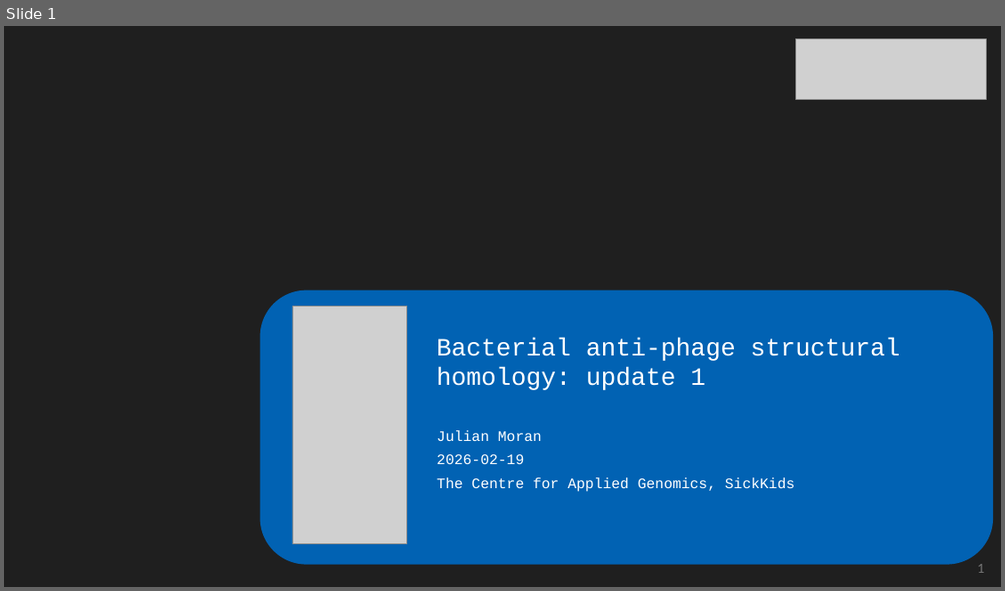
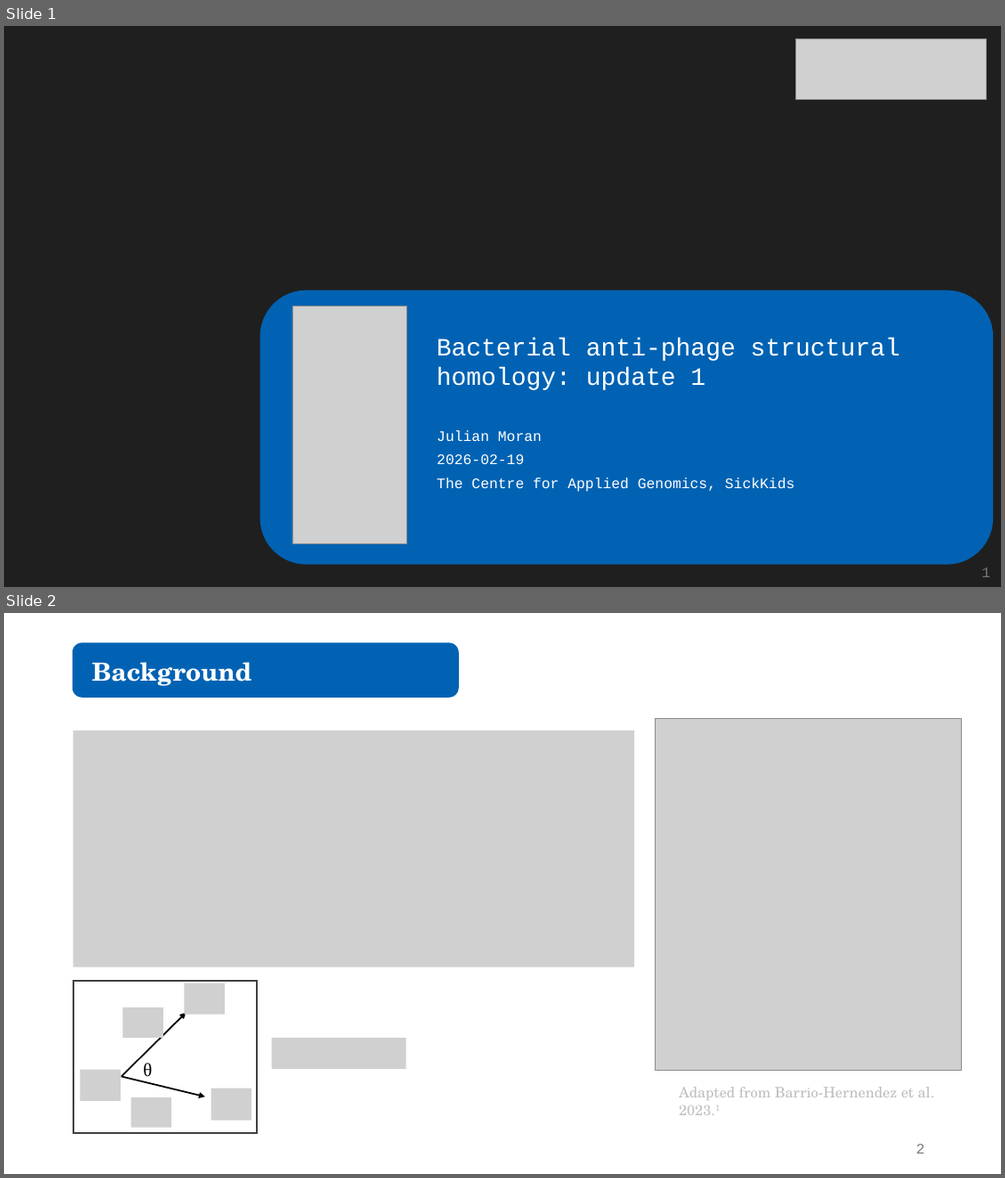
Before and after one commit to juliandeanmoran/BISSH, a slide deck: vis/reports/2026-02-18_projectUpdate_1.pptx. Shown one above the other, each under a label of ours: slide 1 before the commit, slides 1 and 2 after it. The pictures are 1005x591 and 1005x1178 pixels, drawn with LibreOffice and Linux fonts; fonts in the diff are those of the drawing; grey boxes stand for pictures; background and template pictures are left out. Boxes give left, top, right and bottom in pixels: in the first picture for what was removed or moved away, otherwise in the second. Text is boxed around its words. In the diff, an @@ line names an element or a change of style, - is before the commit and + after.

Commit message:
Completed background slide on Foldseek.

```diff
--- a/vis/reports/2026-02-18_projectUpdate_1.pptx
+++ b/vis/reports/2026-02-18_projectUpdate_1.pptx
@@ slide 2 added at (4,613,1001,1174), background #FFFFFF @@
@@ rounded rectangle added at (73,643,458,697), fill #0162B3, outline #0162B3 1.5 pt @@
@@ text added at (92,662,251,686), 24 pt, text #FFFFFF, bold @@
+Background
@@ picture added at (655,718,961,1070) @@
@@ picture added at (73,730,634,966) @@
@@ group added at (73,981,257,1133): 5 pictures, 2 arrows, 1 text, 1 rectangle @@
+θ
@@ picture added at (272,1038,406,1070) @@
@@ text added at (679,1086,935,1115), 14 pt, text #BFBFBF @@
+Adapted from Barrio-Hernendez et al. 2023.1
@@ page number added at (916,1143,925,1153), 14 pt, text #797979 @@
+2
@@ slide 1 changed as well @@
@@ page number at (981,567,990,577): size 12 to 14 pt, font Lato to Courier New @@
```
Also in this commit, not shown: 1 other slide changed, 2 other slides added, 1 slide removed.
